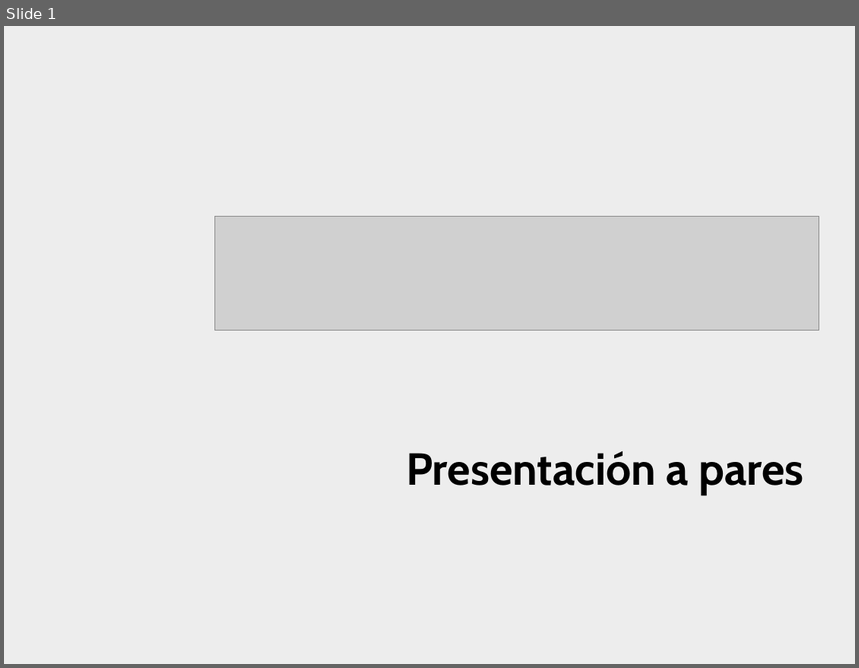
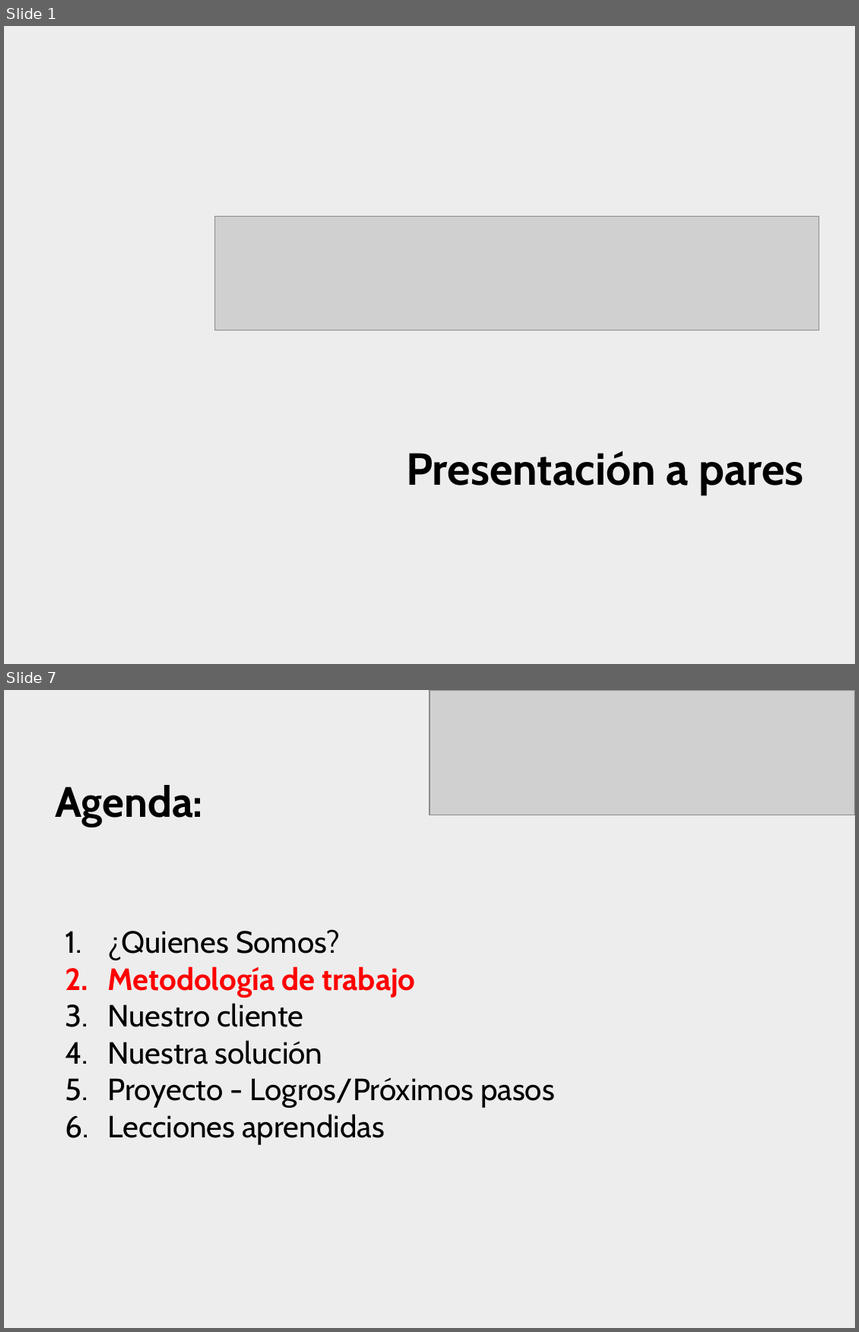
Before and after one commit to damianlezcano/svn-ort, a slide deck: se/Trabajo Profesional/Presentación a pares.pptx. Shown one above the other, each under a label of ours: slide 1 before the commit, slides 1 and 7 after it; the slides between them are not shown. The pictures are 859x668 and 859x1332 pixels, drawn with LibreOffice and Linux fonts; fonts in the diff are those of the drawing; grey boxes stand for pictures; background and template pictures are left out. Boxes give left, top, right and bottom in pixels: in the first picture for what was removed or moved away, otherwise in the second. Text is boxed around its words. In the diff, an @@ line names an element or a change of style, - is before the commit and + after.

```diff
--- a/se/Trabajo Profesional/Presentación a pares.pptx
+++ b/se/Trabajo Profesional/Presentación a pares.pptx
@@ slide 7 added at (4,690,855,1328), background picture (left out) @@
@@ picture added at (430,690,855,815) @@
@@ title added at (55,785,203,826), 36 pt, text #000000, bold @@
+Agenda:
@@ text added at (107,929,555,1144), 26 pt, text #000000 @@
+1. ¿Quienes Somos?
+2. Metodología de trabajo
+3. Nuestro cliente
+4. Nuestra solución
+5. Proyecto - Logros/Próximos pasos
+6. Lecciones aprendidas
```
Also in this commit, not shown: 1 slide changed, 5 other slides added.
